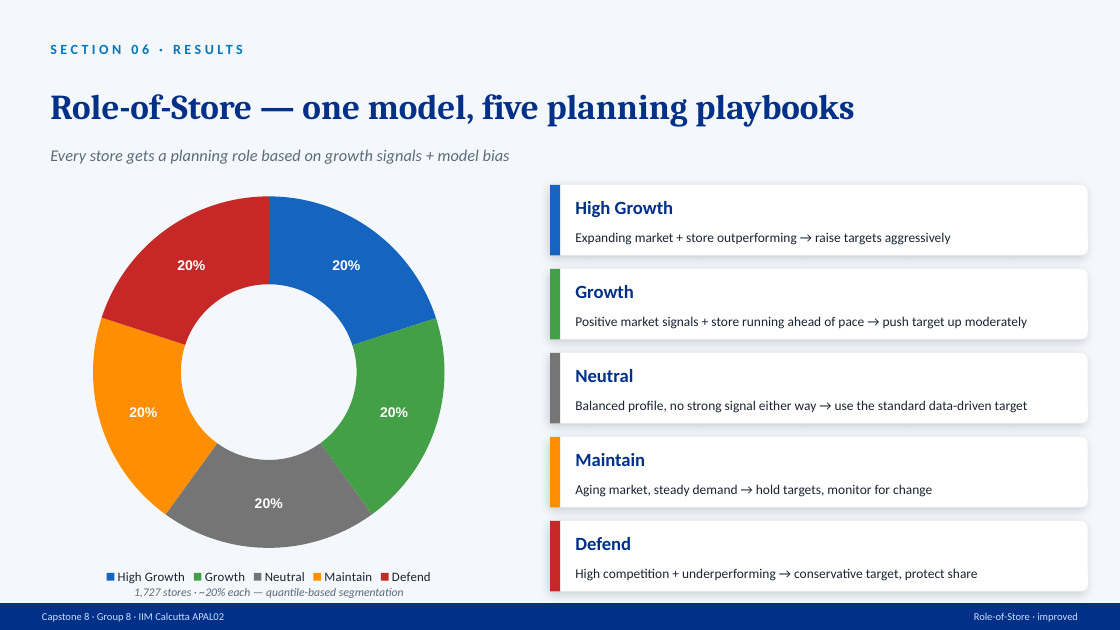
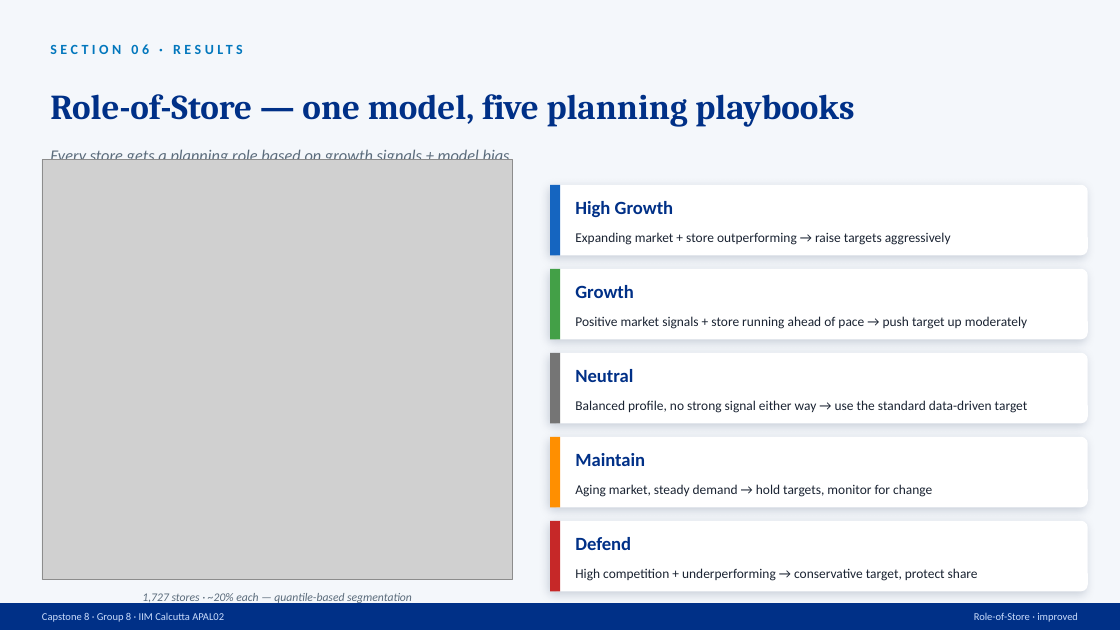
Before and after one commit to nishthaspeakx/capstone_8, a slide deck: slide 1 of outputs/Capstone8_RoleOfStore_Improved.pptx. Drawn at 1120x630 pixels with LibreOffice and Linux fonts; fonts in the diff are those of the drawing; grey boxes stand for pictures. Boxes give left, top, right and bottom in pixels: in the first picture for what was removed or moved away, otherwise in the second. Text is boxed around its words. In the diff, an @@ line names an element or a change of style, - is before the commit and + after.

```diff
--- a/outputs/Capstone8_RoleOfStore_Improved.pptx
+++ b/outputs/Capstone8_RoleOfStore_Improved.pptx
@@ picture added at box(42, 160, 513, 580) @@
@@ doughnut chart removed at box(34, 185, 504, 588) @@
-categories: High Growth, Growth, Neutral, Maintain, Defend
-Series 1: 20, 20, 20, 20, 20
@@ text "1,727 stores · ~20% each ...": place and size @@
-text "1,727 stores · ~20% each ..." at box(134, 588, 404, 598)
+text "1,727 stores · ~20% each ..." at box(142, 593, 412, 604)
```
Also in this commit, not shown: 2 other files.
